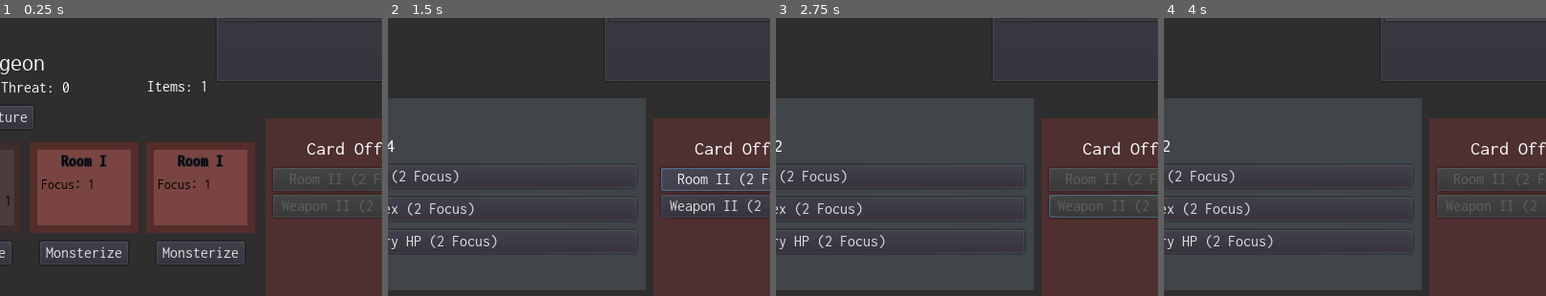
Above: before the commit, frames 1-4 (left to right).
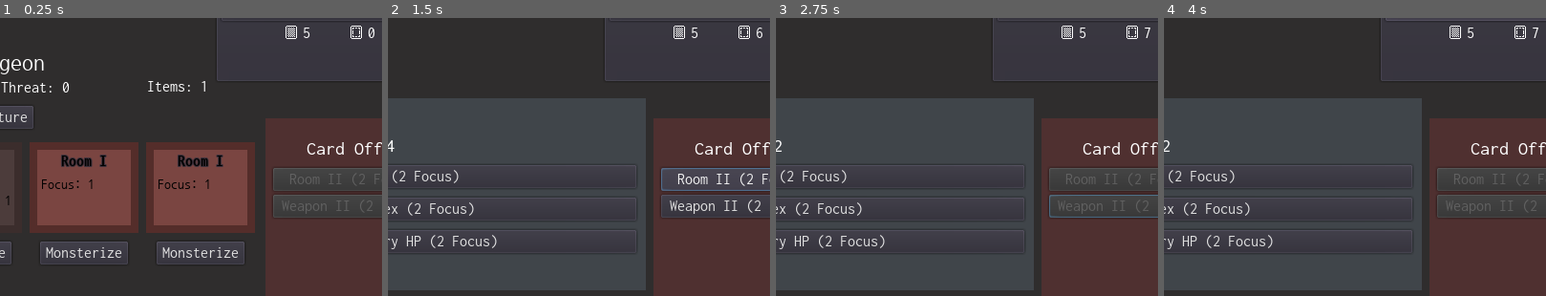
Above: after the commit, the same moments.

Repository: doctor-g/7DRL-2021
Game: Godot game, scene res://src/Game.tscn
Same seed, same stepped clock (60 frames per second), same inputs: the game is played once before the commit and once after it.
Inputs:
- Up to frame 1 (0.25 s): no input
- Up to frame 2 (1.5 s): click "Ready to Adventure" at 0.5 s; click "Room II (2 Focus)" at 1.25 s
- Up to frame 3 (2.75 s): click "Weapon II (2 Focus)" at 2 s
- Up to frame 4 (4 s): click "Bare Hands (1d2)" at 2.75 s; click "Peasant Rags (+0)" at 3.5 s
The pictures show only the part of the screen within x 42-92%, y 41-91%; the shares and areas given below are measured in that part.

The runs differ from the first frame. In frame 1, 0.2% of the frame differs, in the area x 74-98%, y 2-8%; in frame 2, 0.2%; in frame 3, 0.2%; in frame 4, 0.2%.

Commit message:
Add deck and discard display to player info panel

Diff:
--- a/project/src/Game.gd
+++ b/project/src/Game.gd
@@ -3,6 +3,8 @@
 
 signal focus_changed(focus)
 signal phase_changed
+signal deck_changed(deck)
+signal discard_changed(discard)
 
 const PHASES = [ "Build", "Adventure" ]
 const BUILD_PHASE = PHASES[0]
@@ -24,6 +26,7 @@
 	$RoomInfoPanel.bind_to($Dungeon)
 	$ShopPanel.bind_to(self)
 	$AdventurePanel.bind_to(self)
+	$PlayerInfoPanel.bind_to(self)
 
 	_hero = $Dungeon.hero
 	_hero.connect("hp_changed", self, "_on_Hero_hp_changed")
@@ -69,6 +72,7 @@
 		card.connect("played", self, "_on_Card_played", [card])
 		card.connect("monsterized", self, "_on_Card_monsterized", [card])
 		$CardPanel.add(card)
+	emit_signal("deck_changed", _deck)
 	_update_cards()
 
 
@@ -91,6 +95,7 @@
 	if card.is_connected("monsterized", self, "_on_Card_monsterized"):
 		card.disconnect("monsterized", self, "_on_Card_monsterized")
 	_discard.append(card)
+	emit_signal("discard_changed", _discard)
 
 
 func add_item(item_actor:Actor)->void:
@@ -135,7 +140,7 @@
 			var child = $CardPanel.get_card(0)
 			_set_focus(focus + child.focus)
 			$CardPanel.remove(child)
-			_discard.append(child)
+			add_to_discard(child)
 	$CardsDoneButton.disabled = true
 
 	$Dungeon.start_adventure_phase()
--- /dev/null
+++ b/project/src/UI/IconLabel.gd
@@ -0,0 +1,30 @@
+extends TextureRect
+tool
+
+export var spritesheet : Texture = preload("res://assets/monochrome_transparent_packed.png")
+export var frame := 0 setget _set_frame
+export var cell_size := 16
+
+func _ready():
+	_update_texture()
+
+
+func _update_texture():
+	texture = _extract_texture(spritesheet)
+
+
+func _extract_texture(original:Texture)->Texture:
+	var result := AtlasTexture.new()
+	result.atlas = original
+# warning-ignore:integer_division
+	var columns := original.get_width() / cell_size
+	var x : int = frame % columns
+# warning-ignore:integer_division
+	var y : int = frame / columns
+	result.region = Rect2(x*16,y*16,16,16)
+	return result
+
+
+func _set_frame(value):
+	frame = value
+	_update_texture()
--- /dev/null
+++ b/project/src/UI/IconLabel.tscn
@@ -0,0 +1,20 @@
+[gd_scene load_steps=4 format=2]
+
+[ext_resource path="res://src/UI/IconLabel.gd" type="Script" id=1]
+[ext_resource path="res://assets/monochrome_transparent_packed.png" type="Texture" id=2]
+
+[sub_resource type="AtlasTexture" id=1]
+atlas = ExtResource( 2 )
+region = Rect2( 0, 0, 16, 16 )
+
+[node name="IconLabel" type="TextureRect"]
+anchor_right = 0.02
+anchor_bottom = 0.027
+margin_right = -1.90735e-06
+margin_bottom = -0.200001
+rect_min_size = Vector2( 16, 16 )
+texture = SubResource( 1 )
+script = ExtResource( 1 )
+__meta__ = {
+"_edit_use_anchors_": false
+}
--- a/project/src/UI/PlayerInfoPanel.gd
+++ b/project/src/UI/PlayerInfoPanel.gd
@@ -33,6 +33,16 @@
 	_update_armor_selector()
 
 
+func bind_to(game:Game):
+	# Set up connections
+	game.connect("deck_changed", self, "_on_deck_changed")
+	game.connect("discard_changed", self, "_on_discard_changed")
+
+	# Trigger initial values
+	_on_deck_changed(game._deck)
+	_on_discard_changed(game._discard)
+
+
 func _on_equipment_changed(_the_hero:HeroPawn)->void:
 	_update_weapon_selector()
 	_update_armor_selector()
@@ -53,16 +63,7 @@
 
 
 func _texture_from(item:ItemActor)->Texture:
-	var original_texture : Texture = item.get_node("Sprite").texture
-	var result := AtlasTexture.new()
-	result.atlas = original_texture
-# warning-ignore:integer_division
-	var columns := original_texture.get_width() / _TEXTURE_CELL_SIZE
-	var x : int = item.frame % columns
-# warning-ignore:integer_division
-	var y : int = item.frame / columns
-	result.region = Rect2(x*16,y*16,16,16)
-	return result
+	return _extract_texture(item.get_node("Sprite").texture, item.frame)
 
 
 func _on_ac_changed(hero:HeroPawn)->void:
@@ -121,3 +122,23 @@
 	_hero.equip_armor(_hero.armor[index])
 	Log.queue("You suit up in your %s." % _hero.equipped_armor.name)
 	_hero.emit_signal("took_turn")
+
+
+func _extract_texture(original:Texture, frame:int)->Texture:
+	var result := AtlasTexture.new()
+	result.atlas = original
+# warning-ignore:integer_division
+	var columns := original.get_width() / _TEXTURE_CELL_SIZE
+	var x : int = frame % columns
+# warning-ignore:integer_division
+	var y : int = frame / columns
+	result.region = Rect2(x*16,y*16,16,16)
+	return result
+
+
+func _on_deck_changed(deck:Array)->void:
+	$VBoxContainer/DeckBox/DeckSizeLabel.text = str(deck.size())
+
+
+func _on_discard_changed(discard:Array)->void:
+	$VBoxContainer/DeckBox/DiscardSizeLabel.text = str(discard.size())
--- a/project/src/UI/PlayerInfoPanel.tscn
+++ b/project/src/UI/PlayerInfoPanel.tscn
@@ -1,6 +1,16 @@
-[gd_scene load_steps=2 format=2]
+[gd_scene load_steps=6 format=2]
 
 [ext_resource path="res://src/UI/PlayerInfoPanel.gd" type="Script" id=1]
+[ext_resource path="res://assets/monochrome_transparent_packed.png" type="Texture" id=2]
+[ext_resource path="res://src/UI/IconLabel.tscn" type="PackedScene" id=3]
+
+[sub_resource type="AtlasTexture" id=1]
+atlas = ExtResource( 2 )
+region = Rect2( 304, 272, 16, 16 )
+
+[sub_resource type="AtlasTexture" id=2]
+atlas = ExtResource( 2 )
+region = Rect2( 304, 256, 16, 16 )
 
 [node name="PlayerInfoPanel" type="PanelContainer"]
 anchor_right = 1.0
@@ -75,5 +85,53 @@
 margin_top = 168.0
 margin_right = 786.0
 margin_bottom = 188.0
+
+[node name="DeckBox" type="HBoxContainer" parent="VBoxContainer"]
+margin_top = 192.0
+margin_right = 786.0
+margin_bottom = 208.0
+alignment = 1
+
+[node name="DeckLabel" parent="VBoxContainer/DeckBox" instance=ExtResource( 3 )]
+anchor_right = 0.0
+anchor_bottom = 0.0
+margin_left = 353.0
+margin_right = 369.0
+margin_bottom = 16.0
+texture = SubResource( 1 )
+frame = 835
+
+[node name="DeckSizeLabel" type="Label" parent="VBoxContainer/DeckBox"]
+margin_left = 373.0
+margin_top = 1.0
+margin_right = 381.0
+margin_bottom = 15.0
+text = "1"
+
+[node name="BlankSpacerLabel" type="Label" parent="VBoxContainer/DeckBox"]
+margin_left = 385.0
+margin_top = 1.0
+margin_right = 401.0
+margin_bottom = 15.0
+text = "    "
+__meta__ = {
+"_edit_use_anchors_": false
+}
+
+[node name="DiscardLabel" parent="VBoxContainer/DeckBox" instance=ExtResource( 3 )]
+anchor_right = 0.0
+anchor_bottom = 0.0
+margin_left = 405.0
+margin_right = 421.0
+margin_bottom = 16.0
+texture = SubResource( 2 )
+frame = 787
+
+[node name="DiscardSizeLabel" type="Label" parent="VBoxContainer/DeckBox"]
+margin_left = 425.0
+margin_top = 1.0
+margin_right = 433.0
+margin_bottom = 15.0
+text = "1"
 [connection signal="item_selected" from="VBoxContainer/WeaponSelector" to="." method="_on_WeaponSelector_item_selected"]
 [connection signal="item_selected" from="VBoxContainer/ArmorSelector" to="." method="_on_ArmorSelector_item_selected"]
